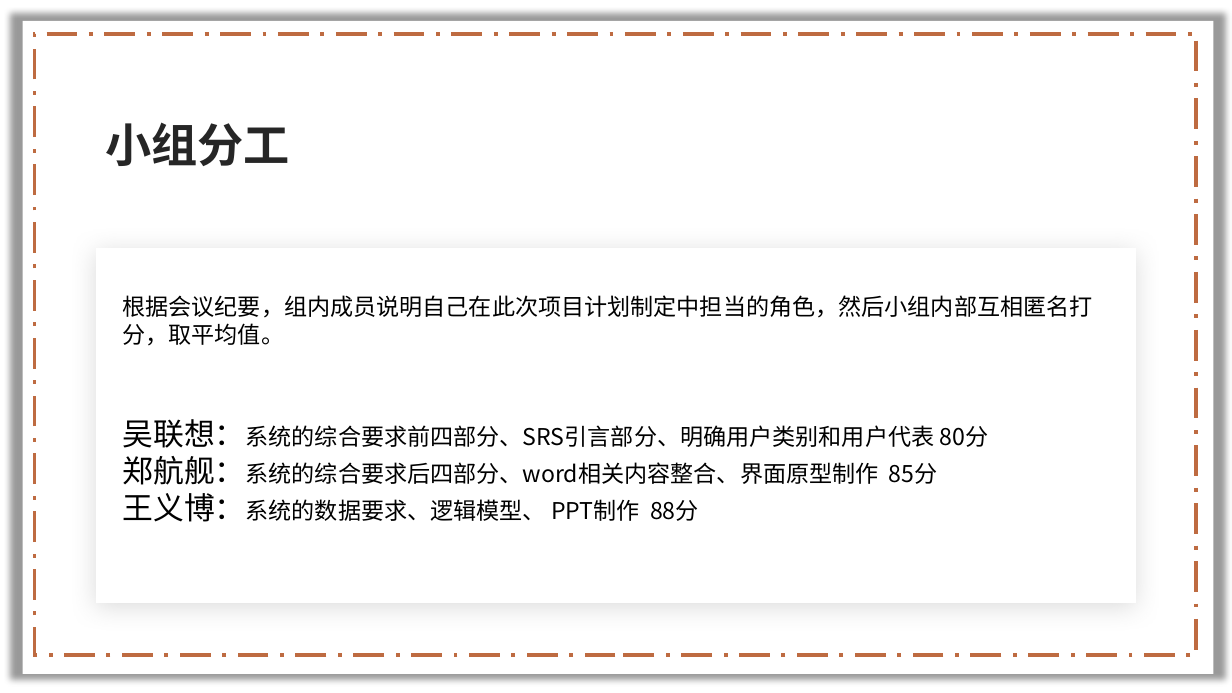
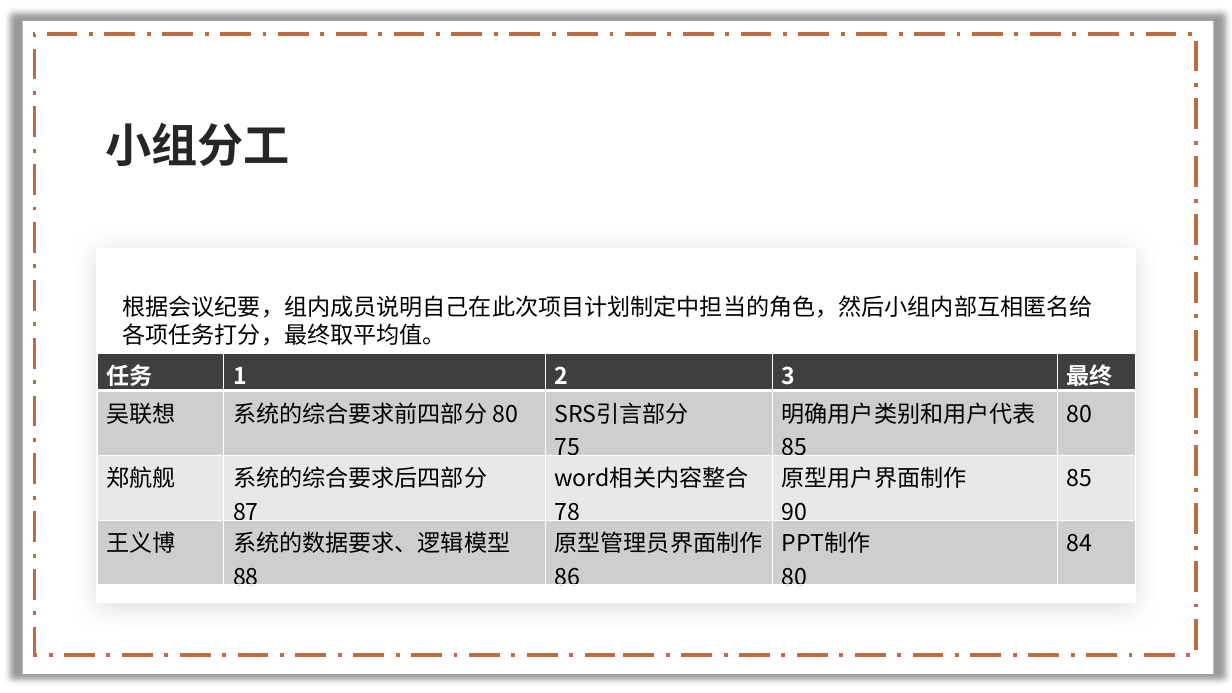
Before and after one commit to lenovo-wu/G11ZUCC, a slide deck: slide 22 of 需求规格说明.pptx (slide 27 before the commit). Drawn at 1232x693 pixels with LibreOffice and Linux fonts; fonts in the diff are those of the drawing; background and template pictures are left out. Boxes give left, top, right and bottom in pixels: in the first picture for what was removed or moved away, otherwise in the second. Text is boxed around its words. In the diff, an @@ line names an element or a change of style, - is before the commit and + after.

Commit message:
更新 需求规格说明.pptx

```diff
--- a/需求规格说明.pptx
+++ b/需求规格说明.pptx
@@ text at box(122, 295, 1092, 346): text changed @@
-根据会议纪要，组内成员说明自己在此次项目计划制定中担当的角色，然后小组内部互相匿名打分，取平均值。
+根据会议纪要，组内成员说明自己在此次项目计划制定中担当的角色，然后小组内部互相匿名给各项任务打分，最终取平均值。
@@ table added at box(97, 353, 1136, 594), 4 rows, 5 columns @@
+任务 | 1 | 2 | 3 | 最终
+吴联想 | 系统的综合要求前四部分 80 | SRS引言部分 / 75 | 明确用户类别和用户代表 / 85 | 80
+郑航舰 | 系统的综合要求后四部分 / 87 | word相关内容整合 / 78 | 原型用户界面制作 / 90 | 85
+王义博 | 系统的数据要求、逻辑模型 / 88 | 原型管理员界面制作 / 86 | PPT制作 / 80 | 84
@@ text removed at box(122, 419, 988, 522) @@
-吴联想：系统的综合要求前四部分、SRS引言部分、明确用户类别和用户代表 80分
-郑航舰：系统的综合要求后四部分、word相关内容整合、界面原型制作 85分
-王义博：系统的数据要求、逻辑模型、 PPT制作 88分
```
Also in this commit, not shown: 7 other slides changed, 1 slide added, 6 slides removed.
